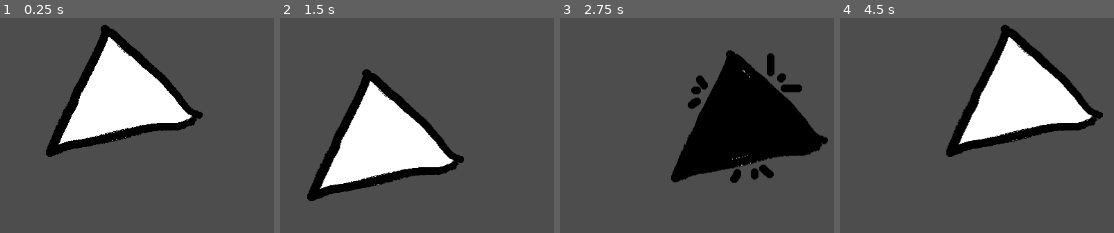
Above: before the commit, frames 1-4 (left to right).
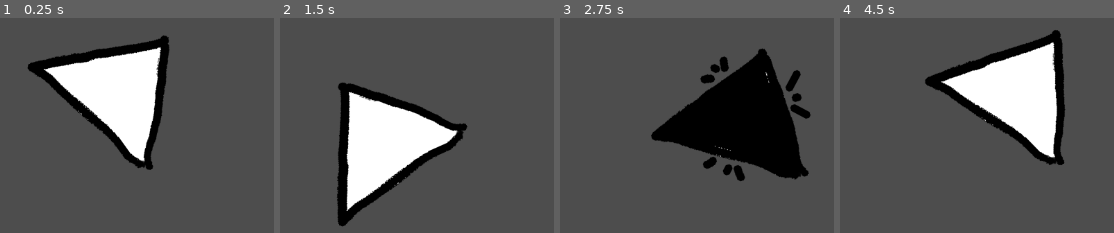
Above: after the commit, the same moments.

Repository: s0rta/i_have_yet_to_grasp_the_skill_of_comedic_timing
Game: Godot game, scene res://conductor.tscn
The game is run twice, just before and just after one commit, with the same random seed, the same clock (stepped at 60 frames per second) and the same inputs. Sound files missing from this copy of the repository are replaced by a short silence.
Inputs:
- Up to frame 1 (0.25 s): no input
- Up to frame 2 (1.5 s): hold Space (space) 0.53-1.28 s; tap Space (space) at 1.35 s
- Up to frame 3 (2.75 s): hold Space (space) from 2.03 s (still down)
- Up to frame 4 (4.5 s): release Space (space) at 2.78 s; tap Space (space) at 2.85, 4.35 s; hold Space (space) 3.53-4.28 s

The runs differ from the first frame. In frame 1, 15% of the frame differs, in the area x 10-75%, y 3-71%; in frame 2, 12%; in frame 3, 11%; in frame 4, 15%.

Commit message:
animation updates

Diff:
--- a/conductor.tscn
+++ b/conductor.tscn
@@ -20,6 +20,33 @@
 "speed": 5.0
 }]
 
+[sub_resource type="Animation" id="Animation_jewye"]
+length = 0.001
+tracks/0/type = "value"
+tracks/0/imported = false
+tracks/0/enabled = true
+tracks/0/path = NodePath(".:position")
+tracks/0/interp = 1
+tracks/0/loop_wrap = true
+tracks/0/keys = {
+"times": PackedFloat32Array(0),
+"transitions": PackedFloat32Array(1),
+"update": 0,
+"values": [Vector2(512, 256)]
+}
+tracks/1/type = "value"
+tracks/1/imported = false
+tracks/1/enabled = true
+tracks/1/path = NodePath(".:rotation")
+tracks/1/interp = 1
+tracks/1/loop_wrap = true
+tracks/1/keys = {
+"times": PackedFloat32Array(0),
+"transitions": PackedFloat32Array(1),
+"update": 0,
+"values": [0.785398]
+}
+
 [sub_resource type="Animation" id="Animation_o1cb0"]
 resource_name = "basic_movement"
 length = 2.0
@@ -36,20 +63,17 @@
 "update": 0,
 "values": [Vector2(448, 256), Vector2(576, 256), Vector2(576, 320), Vector2(448, 320), Vector2(448, 256)]
 }
-
-[sub_resource type="Animation" id="Animation_jewye"]
-length = 0.001
-tracks/0/type = "value"
-tracks/0/imported = false
-tracks/0/enabled = true
-tracks/0/path = NodePath(".:position")
-tracks/0/interp = 1
-tracks/0/loop_wrap = true
-tracks/0/keys = {
-"times": PackedFloat32Array(0),
-"transitions": PackedFloat32Array(1),
+tracks/1/type = "value"
+tracks/1/imported = false
+tracks/1/enabled = true
+tracks/1/path = NodePath(".:rotation")
+tracks/1/interp = 1
+tracks/1/loop_wrap = true
+tracks/1/keys = {
+"times": PackedFloat32Array(0.5, 1, 1.5, 2),
+"transitions": PackedFloat32Array(1, 1, 1, 1),
 "update": 0,
-"values": [Vector2(512, 256)]
+"values": [0.785398, 0.150098, -0.438078, 1.09258]
 }
 
 [sub_resource type="AnimationLibrary" id="AnimationLibrary_yuapc"]
@@ -69,6 +93,7 @@
 [node name="RhythmTrigger" type="AnimatedSprite2D" parent="."]
 unique_name_in_owner = true
 position = Vector2(512, 256)
+rotation = 0.785398
 sprite_frames = SubResource("SpriteFrames_gv7ti")
 frame_progress = 0.368553
 script = ExtResource("5_vgufy")
Not shown, changed: .DS_Store
